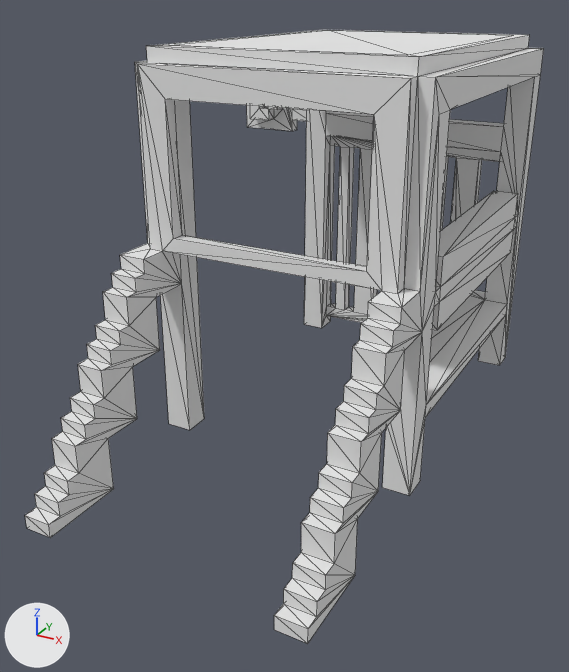
The OBJ model Assets/Models/BusStation.obj: old version first, new version second.
One viewpoint serves both versions: a 50 mm lens placed at (2.7, -4.8, 3.12), pointed at (0.16, -0.18, 0.81). The lights are fixed; the arrows at lower left show +X, +Y and +Z. Mesh edges are drawn as thin lines. Where no turn or scale is listed for an object, it has been applied to the vertices. Vertices at the same position are counted once.

The first picture shows 'Untitled'.
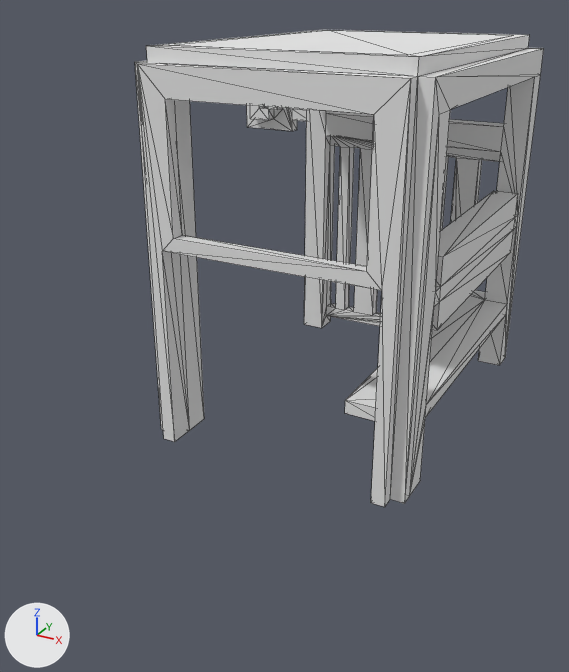
The newer file is also turned or shifted as a whole; pictures and numbers use the older file's frame.

What differs and where, as boxes (x1, y1, x2, y2) in the pictures (569 x 672 px):
'Untitled', reshaped (21% narrower, 22% shorter): before (25, 30, 544, 643); after (135, 30, 544, 507)
part 1 of me_untitled, cut back: before (25, 62, 439, 643); after (135, 62, 439, 507)

What changed in the scene script:
```text
Change me_untitled:
    used by ob_untitled; location = (0.0, 0.0, 0.0)
    remove me_untitled.from_pydata(...)  # 419 vertices, 890 faces; spans x -1.4..1.3, y -2.0..2.0, z 0.0..2.8
    add me_untitled.from_pydata(...)  # 297 vertices, 646 faces; spans x -1.4..1.3, y -0.7..2.0, z 0.0..2.8
    me_untitled part 1
    130 vertices are removed from x -0.7..1.3, y -2.0..-0.5, z 0.0..1.5
    285 faces are deleted
    2 vertices are added at (1.1, -0.7, 0.0), (-0.5, -0.7, 0.0)
    6 new vertices lie (0.0, 0.0, -2.7) away from vertices in x -0.7..1.3, y -0.7..-0.6, z 2.7
    41 new faces join them
```
